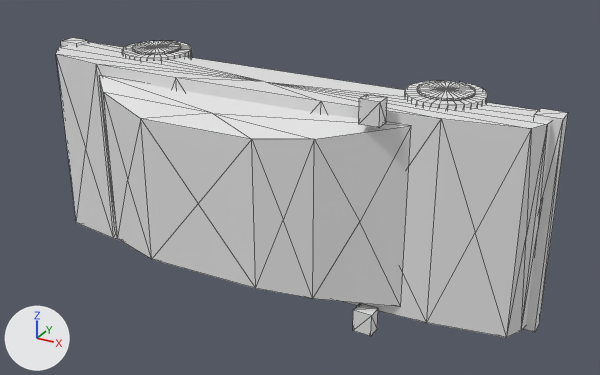
What one commit did to the OBJ model apps/testapp/resources/demo_016_city_sedan_mesh.obj.
Rendered twice from a 50 mm camera at (3.59, -6.54, 2.91) aimed at (0.35, -0.65, -0.04). The lights are fixed; the arrows at lower left show +X, +Y and +Z. The picture after the commit comes second. Mesh edges are drawn as thin lines. Where no turn or scale is listed for an object, it has been applied to the vertices.

In view in the first picture: 'demo_016_city_sedan_mesh'.
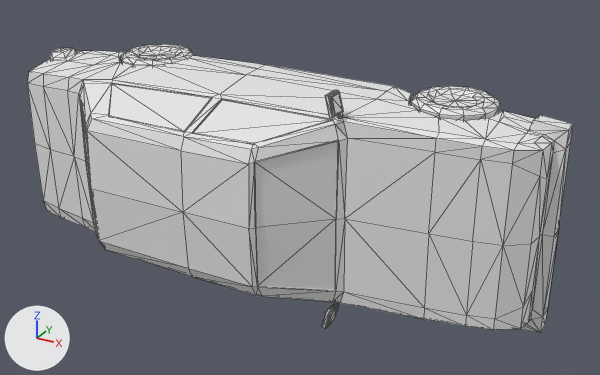
Location of each change, [x1, y1, x2, y2] in pixels of the pictures (600 x 375 px):
'demo_016_city_sedan_mesh', reshaped (7% wider): before [56, 38, 568, 337]; after [27, 44, 573, 333]
part 1 of me_demo_016_city_sedan_mesh, rebuilt (10% wider): before [56, 42, 552, 337]; after [27, 48, 573, 333]
part 2 of me_demo_016_city_sedan_mesh, added: after [411, 86, 500, 121]
part 3 of me_demo_016_city_sedan_mesh, added: after [121, 44, 194, 65]
part 4 of me_demo_016_city_sedan_mesh, added: after [325, 90, 343, 118]
part 5 of me_demo_016_city_sedan_mesh, added: after [322, 302, 339, 328]
part 6 of me_demo_016_city_sedan_mesh, deleted: before [61, 38, 568, 336]
part 7 of me_demo_016_city_sedan_mesh, deleted: before [99, 41, 488, 307]

Edits to the bpy script that builds the scene:
```text
Change me_demo_016_city_sedan_mesh:
    used by ob_demo_016_city_sedan_mesh; location = (0.0, 0.0, 0.0)
    remove me_demo_016_city_sedan_mesh.from_pydata(...)  # 617 vertices, 1176 faces; spans x -2.41..2.49, y -1.44..0.0, z -1.02..1.02
    add me_demo_016_city_sedan_mesh.from_pydata(...)  # 715 vertices, 1410 faces; spans x -2.55..2.55, y -1.63..0.0, z -1.03..1.03
    me_demo_016_city_sedan_mesh part 1: the loose piece of 38 vertices spanning x -2.34..2.42, y -0.96..-0.34, z -0.89..0.89 is rebuilt with 339 vertices and now spans x -2.55..2.55, y -1.63..-0.26, z -0.9..0.9
    me_demo_016_city_sedan_mesh part 2: a new loose piece of 158 vertices spanning x 1.25..1.96, y -0.71..0.0, z -0.9..0.9
    me_demo_016_city_sedan_mesh part 3: a new loose piece of 158 vertices spanning x -1.72..-1.01, y -0.71..0.0, z -0.9..0.9
    me_demo_016_city_sedan_mesh part 4: a new loose piece of 30 vertices spanning x 0.85..0.94, y -1.18..-1.01, z 0.81..1.03
    me_demo_016_city_sedan_mesh part 5: a new loose piece of 30 vertices spanning x 0.85..0.94, y -1.18..-1.01, z -1.03..-0.81
    me_demo_016_city_sedan_mesh part 6: 8 loose pieces with 296 vertices, spanning x -2.41..2.49, y -1.11..-0.1, z -1.02..1.02, are deleted
    me_demo_016_city_sedan_mesh part 7
    283 vertices are removed from x -1.72..1.85, y -1.44..0.0, z -0.92..0.92
    544 faces are deleted
```
